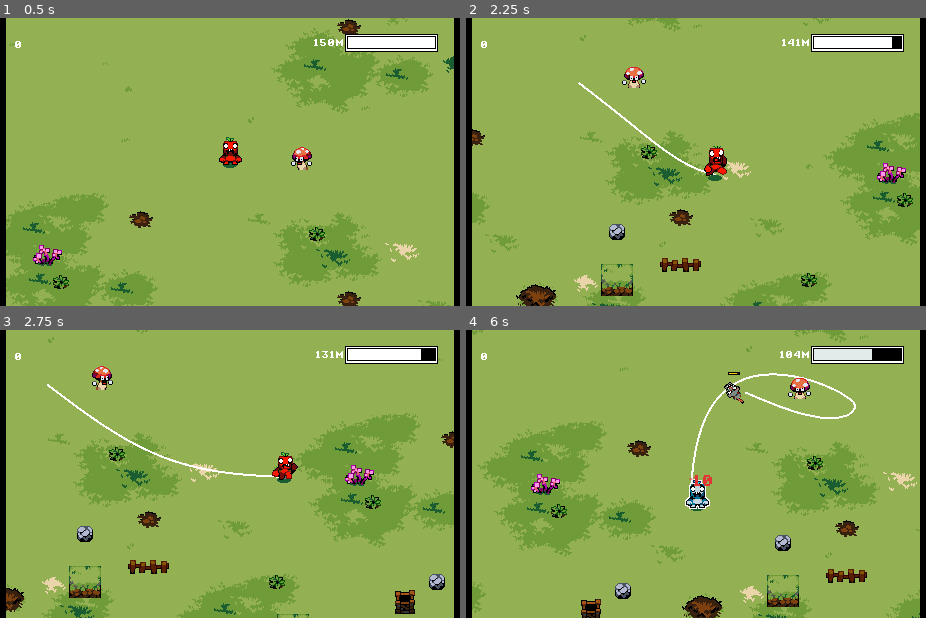
Above: before the commit, frames 1-4 (two rows, left to right).
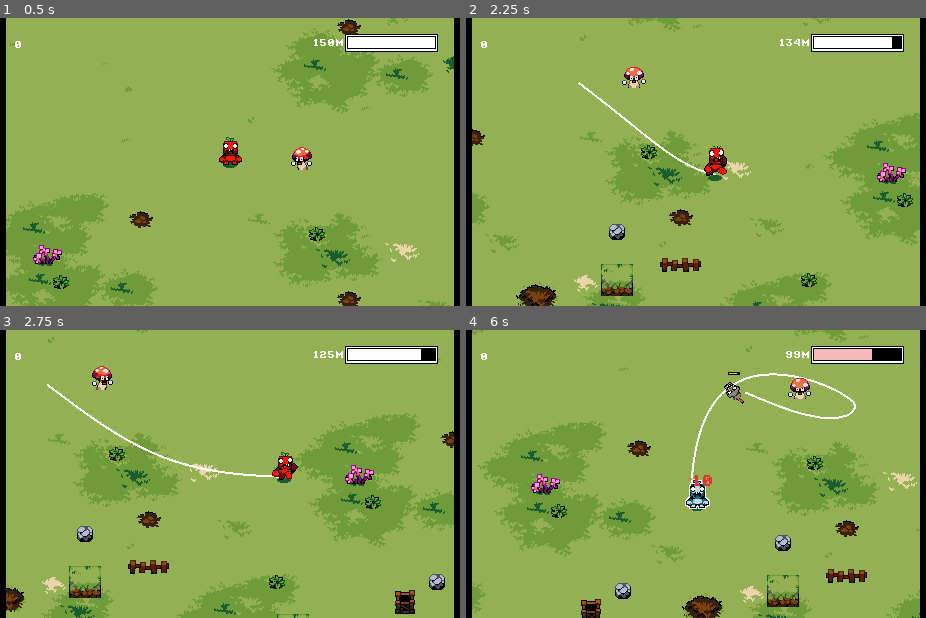
Above: after the commit, the same moments.

Repository: elementary-luke/GMTK2025
Game: Godot game, scene res://scenes/main.tscn
Same seed, same stepped clock (60 frames per second), same inputs: the game is played once before the commit and once after it. This scene is started directly instead of the project's main scene.
Inputs:
- Up to frame 1 (0.5 s): no input
- Up to frame 2 (2.25 s): hold Right (right) 0.53-1.28 s; tap Space (main_action) at 0.6, 1.35, 2.1 s; hold Down (down) 1.28-2.03 s; hold Right (right) from 2.03 s (still down)
- Up to frame 3 (2.75 s): keep holding Right (right)
- Up to frame 4 (6 s): release Right (right) at 2.78 s; hold Up (up) 2.78-3.53 s; tap Space (main_action) every 0.75 s from 2.85 to 5.85 s; hold Left (left) 3.53-5.03 s; hold Down (down) 5.03-5.78 s; hold Right (right) from 5.78 s (still down)

Frame 1 is identical in both runs. In frame 2, less than 0.1% of the frame differs, in the area x 68-73%, y 7-10%; in frame 3, less than 0.1%; in frame 4, 0.5%, in the area x 68-89%, y 6-11%.

Commit message:
loop only shown

Diff:
--- a/rope.gd
+++ b/rope.gd
@@ -41,8 +41,8 @@
 	var j = ip[1] + 2
 	if j - i > segments_in_loop:
 		Global.Player.casting_rope = false
-		Global.show_cut_line($Line.points.slice(i, j + 1))
-		Global.show_cut_line($Line.points.slice(0, i + 1) + $Line.points.slice(j))
+		Global.show_loop_line($Line.points.slice(i, j))
+		#Global.show_cut_line($Line.points.slice(0, i + 1) + $Line.points.slice(j))
 
 		for s in segments:
 			if s.scissor != null:
@@ -52,6 +52,9 @@
 
 
 		var bodies = query_bodies_in_polygon($Line.points.slice(i, j))
+		if len(bodies) > 0:
+			Global.Root.ammo_green()
+
 		for b in bodies:
 			var body = b["collider"]
 			if body:
--- a/scenes/cut_line.tscn
+++ b/scenes/cut_line.tscn
@@ -53,7 +53,6 @@
 modulate = Color(1, 1, 1, 0)
 z_index = 5
 width = 2.0
-default_color = Color(0, 0, 1, 1)
 
 [node name="AnimationPlayer" type="AnimationPlayer" parent="."]
 libraries = {
--- a/scenes/scissor.tscn
+++ /dev/null
@@ -1,237 +0,0 @@
-[gd_scene load_steps=32 format=3 uid="uid://dwtuqwkxvbt75"]
-
-[ext_resource type="Script" uid="uid://ccow0ccnycu0g" path="res://scripts/scissor.gd" id="1_j3cs6"]
-[ext_resource type="Texture2D" uid="uid://0q1t131w76bw" path="res://sprites/Enemies/MouseSnipper/mouse_snipper_spritesheet.png" id="2_j3cs6"]
-[ext_resource type="Texture2D" path="res://sprites/Enemies/MouseSnipper/death.png" id="2_x0jpi"]
-[ext_resource type="Texture2D" uid="uid://f1puc7k26vb0" path="res://sprites/Enemies/MouseSnipper/reload_bar.png" id="3_sx31p"]
-
-[sub_resource type="RectangleShape2D" id="RectangleShape2D_sugp2"]
-size = Vector2(8.33333, 20.6667)
-
-[sub_resource type="AtlasTexture" id="AtlasTexture_qj2wl"]
-atlas = ExtResource("2_x0jpi")
-region = Rect2(0, 0, 32, 48)
-
-[sub_resource type="AtlasTexture" id="AtlasTexture_bqyj0"]
-atlas = ExtResource("2_x0jpi")
-region = Rect2(32, 0, 32, 48)
-
-[sub_resource type="AtlasTexture" id="AtlasTexture_dnduo"]
-atlas = ExtResource("2_x0jpi")
-region = Rect2(64, 0, 32, 48)
-
-[sub_resource type="AtlasTexture" id="AtlasTexture_q5xsk"]
-atlas = ExtResource("2_x0jpi")
-region = Rect2(96, 0, 32, 48)
-
-[sub_resource type="AtlasTexture" id="AtlasTexture_37khv"]
-atlas = ExtResource("2_x0jpi")
-region = Rect2(128, 0, 32, 48)
-
-[sub_resource type="AtlasTexture" id="AtlasTexture_sx31p"]
-atlas = ExtResource("2_j3cs6")
-region = Rect2(0, 0, 32, 32)
-
-[sub_resource type="AtlasTexture" id="AtlasTexture_x0jpi"]
-atlas = ExtResource("2_j3cs6")
-region = Rect2(32, 0, 32, 32)
-
-[sub_resource type="AtlasTexture" id="AtlasTexture_eukon"]
-atlas = ExtResource("2_j3cs6")
-region = Rect2(64, 0, 32, 32)
-
-[sub_resource type="AtlasTexture" id="AtlasTexture_rojms"]
-atlas = ExtResource("2_j3cs6")
-region = Rect2(96, 0, 32, 32)
-
-[sub_resource type="AtlasTexture" id="AtlasTexture_dk81t"]
-atlas = ExtResource("2_j3cs6")
-region = Rect2(128, 0, 32, 32)
-
-[sub_resource type="AtlasTexture" id="AtlasTexture_gc7k3"]
-atlas = ExtResource("2_j3cs6")
-region = Rect2(160, 0, 32, 32)
-
-[sub_resource type="AtlasTexture" id="AtlasTexture_30sjv"]
-atlas = ExtResource("2_j3cs6")
-region = Rect2(192, 0, 32, 32)
-
-[sub_resource type="AtlasTexture" id="AtlasTexture_tr4gj"]
-atlas = ExtResource("2_j3cs6")
-region = Rect2(224, 0, 32, 32)
-
-[sub_resource type="SpriteFrames" id="SpriteFrames_sydhx"]
-animations = [{
-"frames": [{
-"duration": 1.0,
-"texture": SubResource("AtlasTexture_qj2wl")
-}, {
-"duration": 1.0,
-"texture": SubResource("AtlasTexture_qj2wl")
-}, {
-"duration": 1.0,
-"texture": SubResource("AtlasTexture_qj2wl")
-}, {
-"duration": 1.0,
-"texture": SubResource("AtlasTexture_bqyj0")
-}, {
-"duration": 1.0,
-"texture": SubResource("AtlasTexture_dnduo")
-}, {
-"duration": 1.0,
-"texture": SubResource("AtlasTexture_q5xsk")
-}, {
-"duration": 1.0,
-"texture": SubResource("AtlasTexture_37khv")
-}],
-"loop": false,
-"name": &"death",
-"speed": 10.0
-}, {
-"frames": [{
-"duration": 1.0,
-"texture": SubResource("AtlasTexture_sx31p")
-}, {
-"duration": 1.0,
-"texture": SubResource("AtlasTexture_x0jpi")
-}, {
-"duration": 1.0,
-"texture": SubResource("AtlasTexture_eukon")
-}, {
-"duration": 1.0,
-"texture": SubResource("AtlasTexture_rojms")
-}, {
-"duration": 1.0,
-"texture": SubResource("AtlasTexture_dk81t")
-}, {
-"duration": 1.0,
-"texture": SubResource("AtlasTexture_gc7k3")
-}, {
-"duration": 1.0,
-"texture": SubResource("AtlasTexture_30sjv")
-}, {
-"duration": 1.0,
-"texture": SubResource("AtlasTexture_tr4gj")
-}],
-"loop": true,
-"name": &"default",
-"speed": 10.0
-}]
-
-[sub_resource type="AtlasTexture" id="AtlasTexture_sydhx"]
-atlas = ExtResource("3_sx31p")
-region = Rect2(120, 0, 12, 3)
-
-[sub_resource type="AtlasTexture" id="AtlasTexture_kueg7"]
-atlas = ExtResource("3_sx31p")
-region = Rect2(108, 0, 12, 3)
-
-[sub_resource type="AtlasTexture" id="AtlasTexture_d3y2x"]
-atlas = ExtResource("3_sx31p")
-region = Rect2(96, 0, 12, 3)
-
-[sub_resource type="AtlasTexture" id="AtlasTexture_cpcc5"]
-atlas = ExtResource("3_sx31p")
-region = Rect2(84, 0, 12, 3)
-
-[sub_resource type="AtlasTexture" id="AtlasTexture_nae2y"]
-atlas = ExtResource("3_sx31p")
-region = Rect2(72, 0, 12, 3)
-
-[sub_resource type="AtlasTexture" id="AtlasTexture_11sx7"]
-atlas = ExtResource("3_sx31p")
-region = Rect2(60, 0, 12, 3)
-
-[sub_resource type="AtlasTexture" id="AtlasTexture_3l4t5"]
-atlas = ExtResource("3_sx31p")
-region = Rect2(48, 0, 12, 3)
-
-[sub_resource type="AtlasTexture" id="AtlasTexture_eklwp"]
-atlas = ExtResource("3_sx31p")
-region = Rect2(36, 0, 12, 3)
-
-[sub_resource type="AtlasTexture" id="AtlasTexture_qi0h2"]
-atlas = ExtResource("3_sx31p")
-region = Rect2(24, 0, 12, 3)
-
-[sub_resource type="AtlasTexture" id="AtlasTexture_av5wm"]
-atlas = ExtResource("3_sx31p")
-region = Rect2(12, 0, 12, 3)
-
-[sub_resource type="AtlasTexture" id="AtlasTexture_sqvhk"]
-atlas = ExtResource("3_sx31p")
-region = Rect2(0, 0, 12, 3)
-
-[sub_resource type="SpriteFrames" id="SpriteFrames_qj2wl"]
-animations = [{
-"frames": [{
-"duration": 1.0,
-"texture": SubResource("AtlasTexture_sydhx")
-}, {
-"duration": 1.0,
-"texture": SubResource("AtlasTexture_kueg7")
-}, {
-"duration": 1.0,
-"texture": SubResource("AtlasTexture_d3y2x")
-}, {
-"duration": 1.0,
-"texture": SubResource("AtlasTexture_cpcc5")
-}, {
-"duration": 1.0,
-"texture": SubResource("AtlasTexture_nae2y")
-}, {
-"duration": 1.0,
-"texture": SubResource("AtlasTexture_11sx7")
-}, {
-"duration": 1.0,
-"texture": SubResource("AtlasTexture_3l4t5")
-}, {
-"duration": 1.0,
-"texture": SubResource("AtlasTexture_eklwp")
-}, {
-"duration": 1.0,
-"texture": SubResource("AtlasTexture_qi0h2")
-}, {
-"duration": 1.0,
-"texture": SubResource("AtlasTexture_av5wm")
-}, {
-"duration": 1.0,
-"texture": SubResource("AtlasTexture_sqvhk")
-}],
-"loop": true,
-"name": &"default",
-"speed": 5.0
-}]
-
-[node name="Scissor" type="CharacterBody2D" groups=["scissor"]]
-z_index = 4
-y_sort_enabled = true
-rotation = 3.14159
-collision_layer = 2
-collision_mask = 4
-script = ExtResource("1_j3cs6")
-
-[node name="CollisionShape2D" type="CollisionShape2D" parent="."]
-position = Vector2(-6.99381e-07, -8)
-shape = SubResource("RectangleShape2D_sugp2")
-
-[node name="LookTimer" type="Timer" parent="."]
-wait_time = 0.2
-autostart = true
-
-[node name="IdleTimer" type="Timer" parent="."]
-wait_time = 5.0
-one_shot = true
-
-[node name="Sprite2D" type="AnimatedSprite2D" parent="."]
-position = Vector2(-7.86806e-07, -9)
-sprite_frames = SubResource("SpriteFrames_sydhx")
-animation = &"death"
-autoplay = "default"
-
-[node name="ProgressBar" type="AnimatedSprite2D" parent="."]
-position = Vector2(8, 6)
-sprite_frames = SubResource("SpriteFrames_qj2wl")
-
-[connection signal="timeout" from="LookTimer" to="." method="_on_look_timer_timeout"]
-[connection signal="timeout" from="IdleTimer" to="." method="_on_idle_timer_timeout"]
--- a/scripts/global.gd
+++ b/scripts/global.gd
@@ -3,6 +3,9 @@
 var Root
 var Player
 var Rope
+
+const RED = Color8(226, 54, 54)
+const GREEN = Color8(54, 255, 111)
 
 
 var despawn_distance = 1024.0 # how far away a bullet or enemy is before it despawns
@@ -16,5 +19,12 @@
 
 func show_cut_line(points):
 	var inst = cut_line.instantiate()
+	inst.default_color = RED
 	inst.points = points
 	Root.add_child(inst)
+
+func show_loop_line(points):
+	var inst = cut_line.instantiate()
+	inst.default_color = GREEN
+	inst.points = points
+	Root.add_child(inst)
--- a/scripts/main.gd
+++ b/scripts/main.gd
@@ -33,18 +33,22 @@
 	bar.scale.x = lerp(bar.scale.x, percentage_left, 0.1)
 	var label = $UI/AmmoLabel
 	#var amount_meters = ceil(lerp(0, 100, percentage_left))
-	rope_shown = ceil(lerp(rope_shown, $Player.rope_left , 0.1))
+	rope_shown = lerp(rope_shown, $Player.rope_left , 0.1)
 	#print(percentage_left, rope_shown, amount_meters)
 	label.text = str(int(round(rope_shown))) + "m"
 
 	score_shown = lerp(score_shown, Global.score, 0.1)
 	$UI/ScoreLabel.text = str(int(round(score_shown)))
-	$UI/AmmoPivot/AmmoPoly.modulate.g = lerp($UI/AmmoPivot/AmmoPoly.modulate.g, 1.0, 0.2)
-	$UI/AmmoPivot/AmmoPoly.modulate.b = lerp($UI/AmmoPivot/AmmoPoly.modulate.b, 1.0, 0.2)
+	$UI/AmmoPivot/AmmoPoly.modulate.r = lerp($UI/AmmoPivot/AmmoPoly.modulate.r, 1.0, 0.1)
+	$UI/AmmoPivot/AmmoPoly.modulate.g = lerp($UI/AmmoPivot/AmmoPoly.modulate.g, 1.0, 0.1)
+	$UI/AmmoPivot/AmmoPoly.modulate.b = lerp($UI/AmmoPivot/AmmoPoly.modulate.b, 1.0, 0.1)
 
 
 func ammo_red():
-	$UI/AmmoPivot/AmmoPoly.modulate = Color8(226, 54, 54)
+	$UI/AmmoPivot/AmmoPoly.modulate = Global.RED
+
+func ammo_green():
+	$UI/AmmoPivot/AmmoPoly.modulate = Global.GREEN
 
 func end_game():
 	game_ended = true
